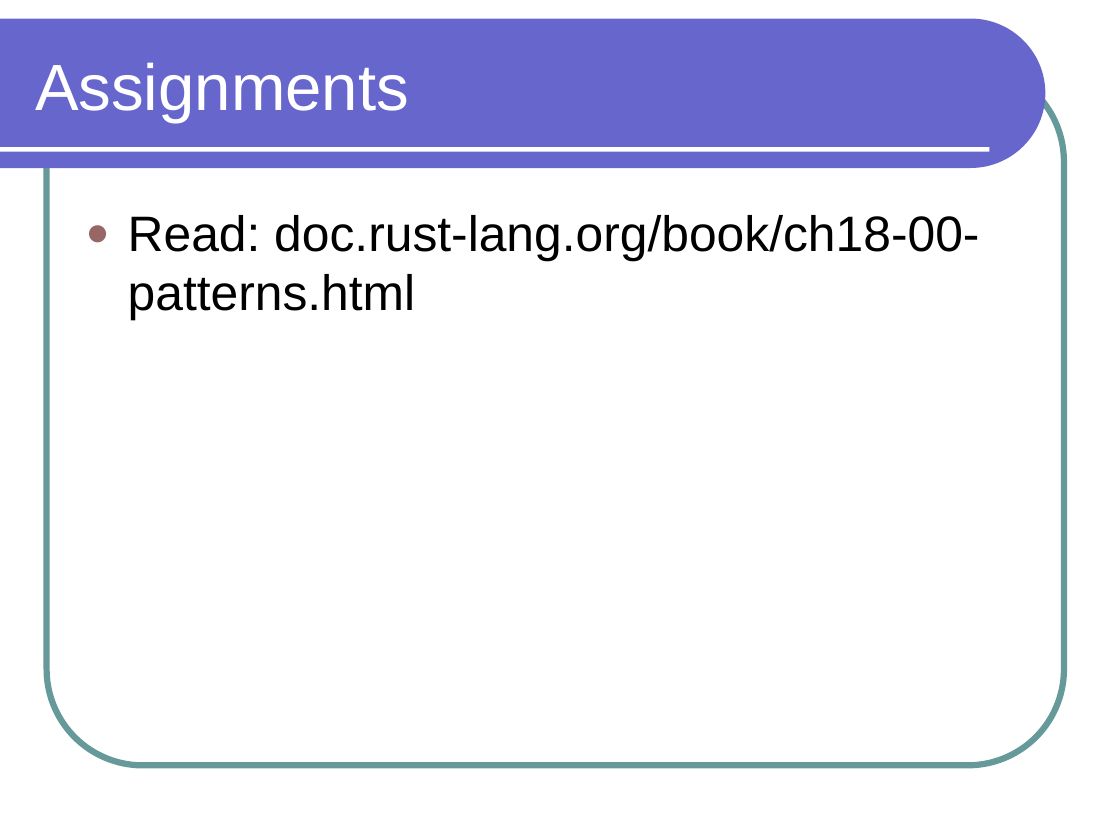
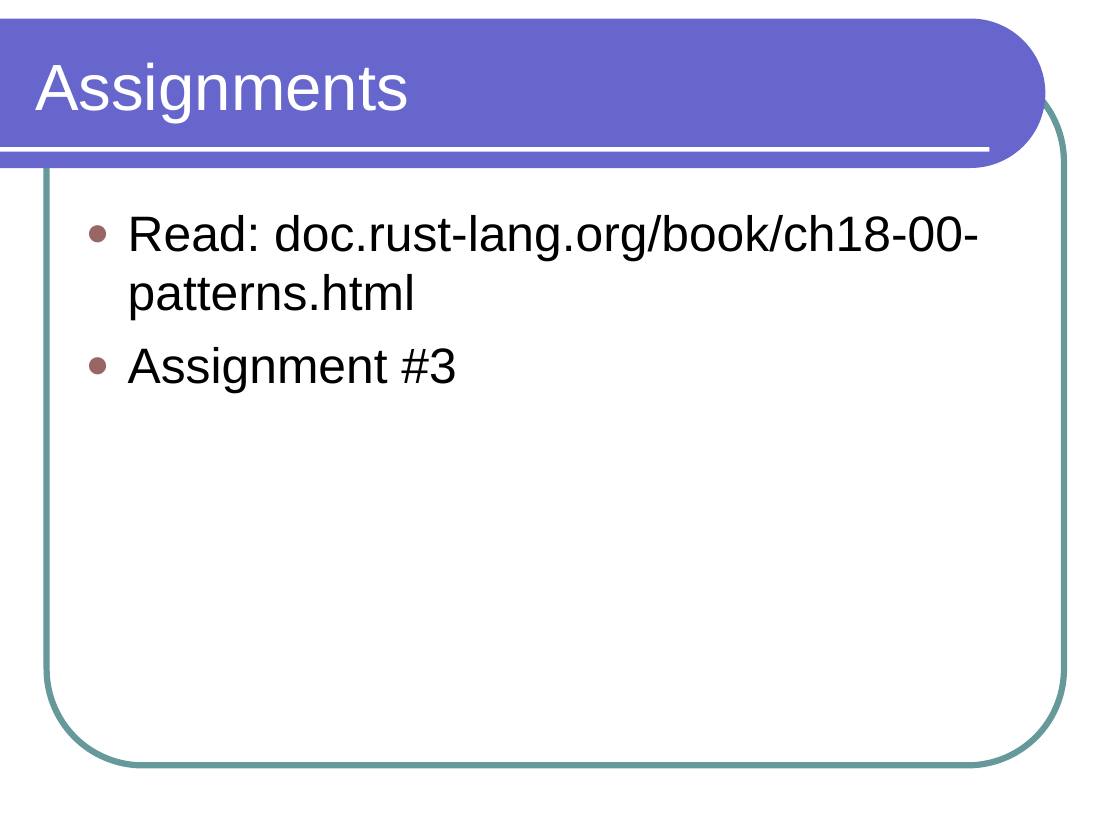
Before and after one commit to lutzhamel/CSC301, a slide deck: slide 9 of notes/csc301-ln006.ppt. Drawn at 1120x840 pixels with LibreOffice and Linux fonts; fonts in the diff are those of the drawing. Boxes give left, top, right and bottom in pixels: in the first picture for what was removed or moved away, otherwise in the second. Text is boxed around its words. In the diff, an @@ line names an element or a change of style, - is before the commit and + after.

```diff
--- a/notes/csc301-ln006.ppt
+++ b/notes/csc301-ln006.ppt
@@ text at [128, 347, 456, 393]: paragraph added @@
+● Assignment #3
```
Also in this commit, not shown: 12 other files.
